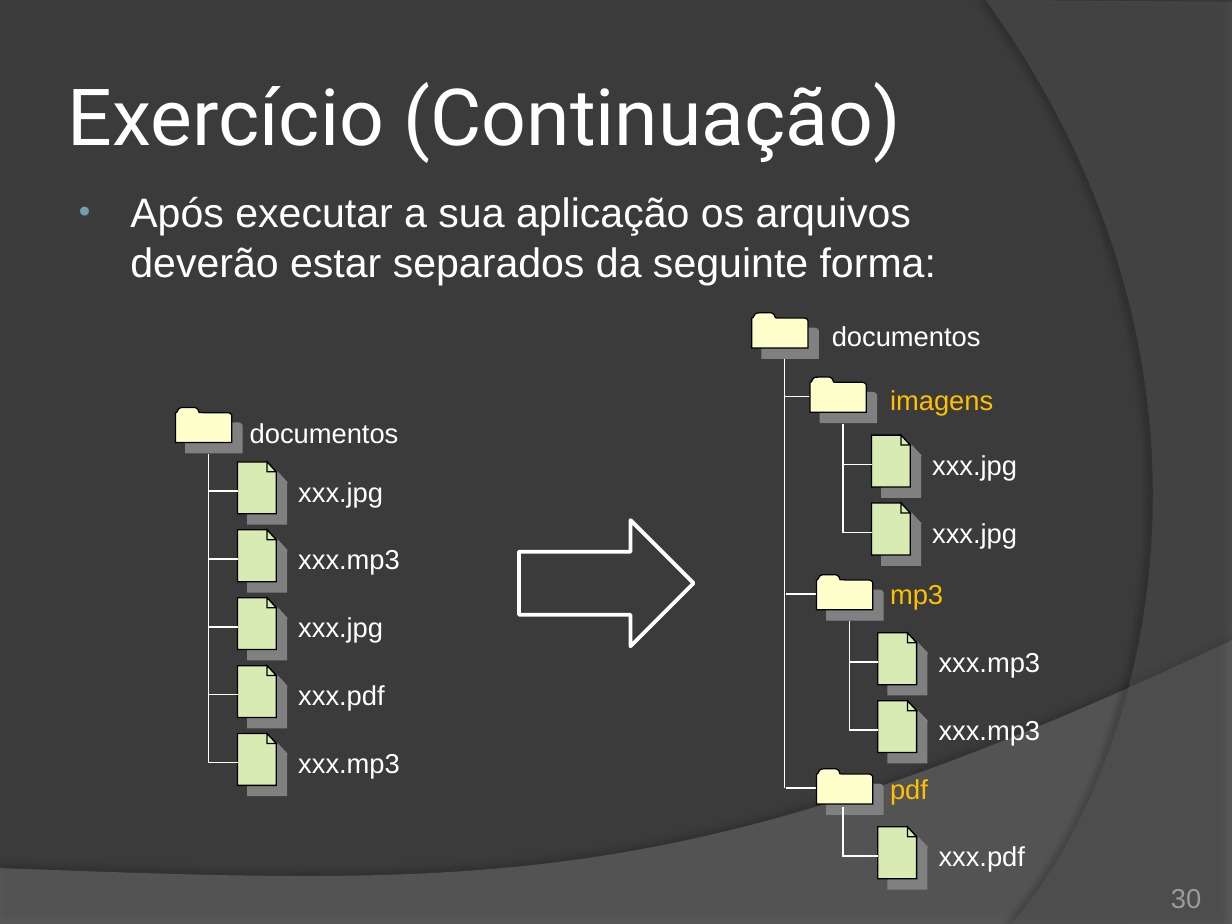
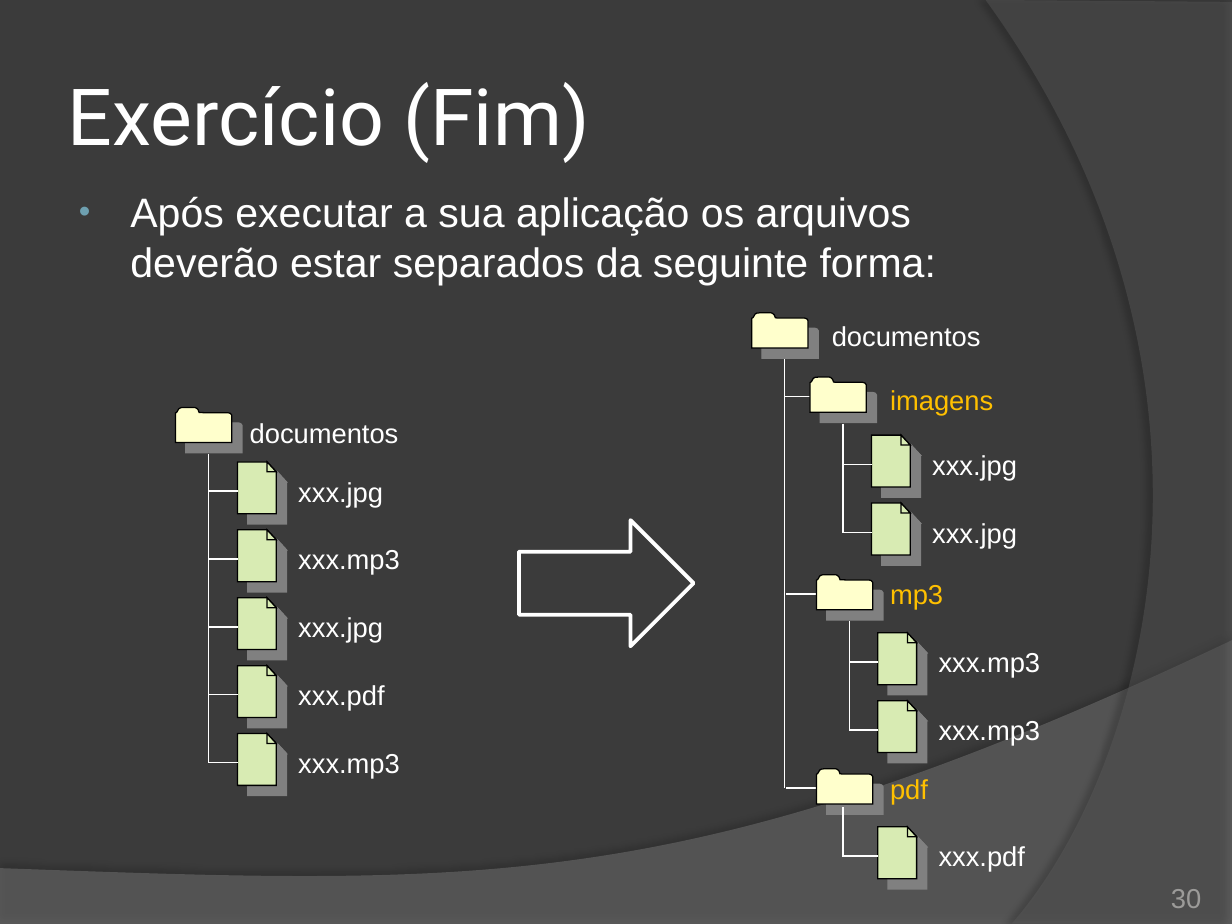
Before and after one commit to duchesqui/slzvieira-training, a slide deck: slide 30 of 2-Java-Programmer-Modulo-II/16.Capitulo10.pptx. Drawn at 1232x924 pixels with LibreOffice and Linux fonts; fonts in the diff are those of the drawing. Boxes give left, top, right and bottom in pixels: in the first picture for what was removed or moved away, otherwise in the second. Text is boxed around its words. In the diff, an @@ line names an element or a change of style, - is before the commit and + after.

Commit message:
Capítulo 10: Exercício

```diff
--- a/2-Java-Programmer-Modulo-II/16.Capitulo10.pptx
+++ b/2-Java-Programmer-Modulo-II/16.Capitulo10.pptx
@@ title at (68,82,590,163): text changed @@
-Exercício (Continuação)
+Exercício (Fim)
```
Also in this commit, not shown: 1 other slide changed, 2 slides added, 1 slide removed, 4 other files.
